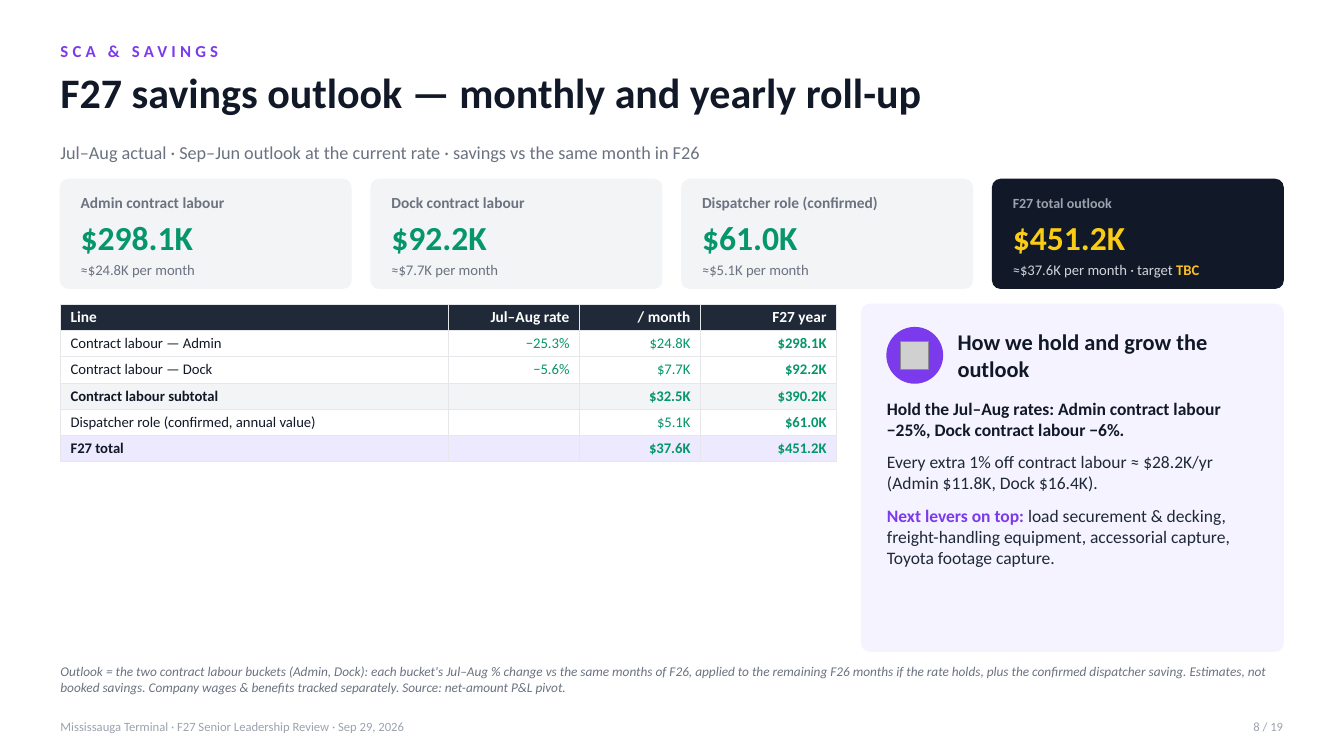
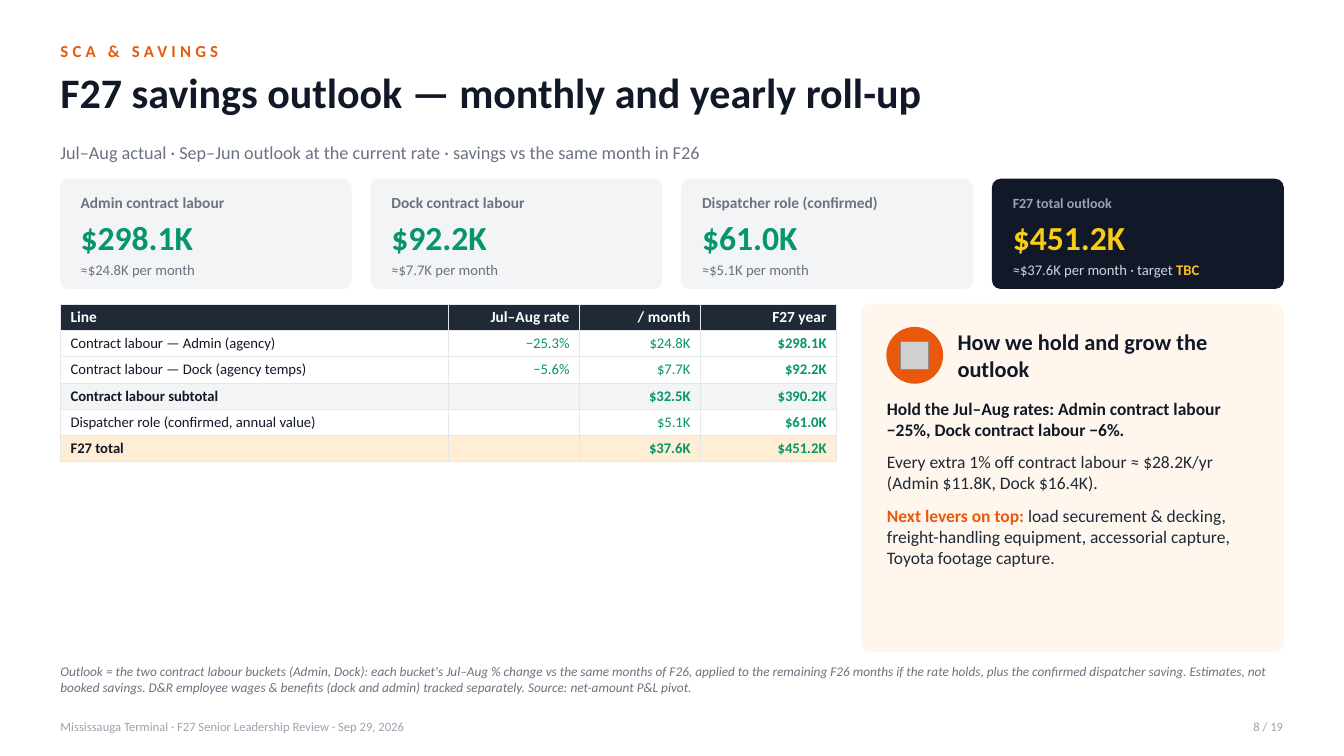
Before and after one commit to FuoriclasseX/mississauga-terminal-f26-cost-transformation-dashboard, a slide deck: slide 8 of presentation/Mississauga_F27_Leadership_Review_Sep29.pptx. Drawn at 1344x756 pixels with LibreOffice and Linux fonts; fonts in the diff are those of the drawing; grey boxes stand for pictures. Boxes give left, top, right and bottom in pixels: in the first picture for what was removed or moved away, otherwise in the second. Text is boxed around its words. In the diff, an @@ line names an element or a change of style, - is before the commit and + after.

```diff
--- a/presentation/Mississauga_F27_Leadership_Review_Sep29.pptx
+++ b/presentation/Mississauga_F27_Leadership_Review_Sep29.pptx
@@ text "SCA & SAVINGS" at (60, 46, 218, 57): text colour #7C3AED to #EA580C @@
@@ table at (60, 304, 837, 459) @@
-row 2, column 1: Contract labour — Admin
+row 2, column 1: Contract labour — Admin (agency)
-row 3, column 1: Contract labour — Dock
+row 3, column 1: Contract labour — Dock (agency temps)
@@ fill #EDE9FE to #FFEDD5 in row 6 @@
@@ rounded rectangle at (862, 304, 1284, 651): fill #F5F3FF to #FFF7ED; outline #F5F3FF 1 pt to #FFF7ED 1 pt @@
@@ ellipse at (887, 328, 943, 383): fill #7C3AED to #EA580C; outline #7C3AED 1 pt to #EA580C 1 pt @@
@@ text at (887, 509, 1230, 567): text colour #7C3AED to #EA580C in "Next levers on top:" @@
@@ text at (60, 666, 1266, 694): text changed @@
-Outlook = the two contract labour buckets (Admin, Dock): each bucket's Jul–Aug % change vs the same months of F26, applied to the remaining F26 months if the rate holds, plus the confirmed dispatcher saving. Estimates, not booked savings. Company wages & benefits tracked separately. Source: net-amount P&L pivot.
+Outlook = the two contract labour buckets (Admin, Dock): each bucket's Jul–Aug % change vs the same months of F26, applied to the remaining F26 months if the rate holds, plus the confirmed dispatcher saving. Estimates, not booked savings. D&R employee wages & benefits (dock and admin) tracked separately. Source: net-amount P&L pivot.
```
Also in this commit, not shown: 17 other slides changed, 4 other files.
